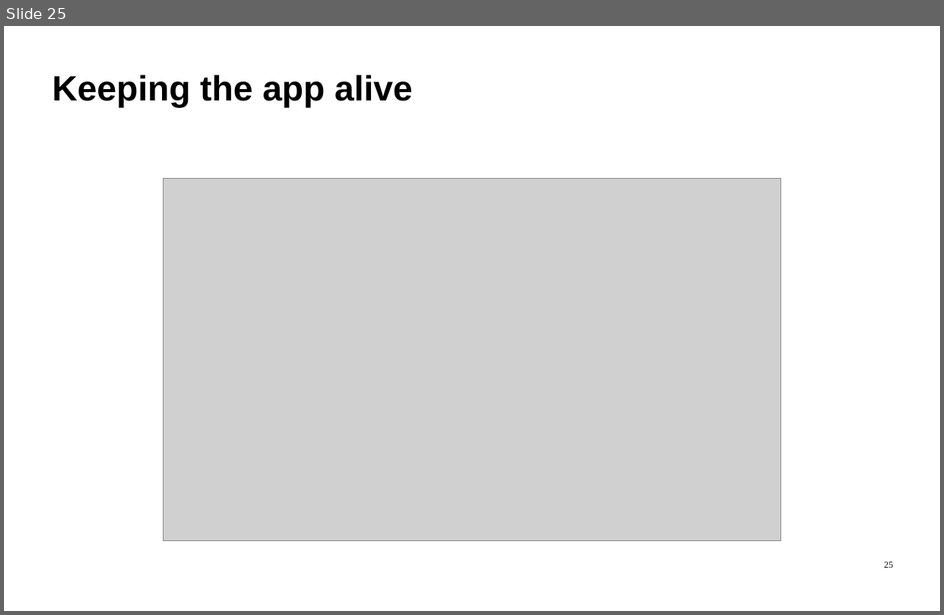
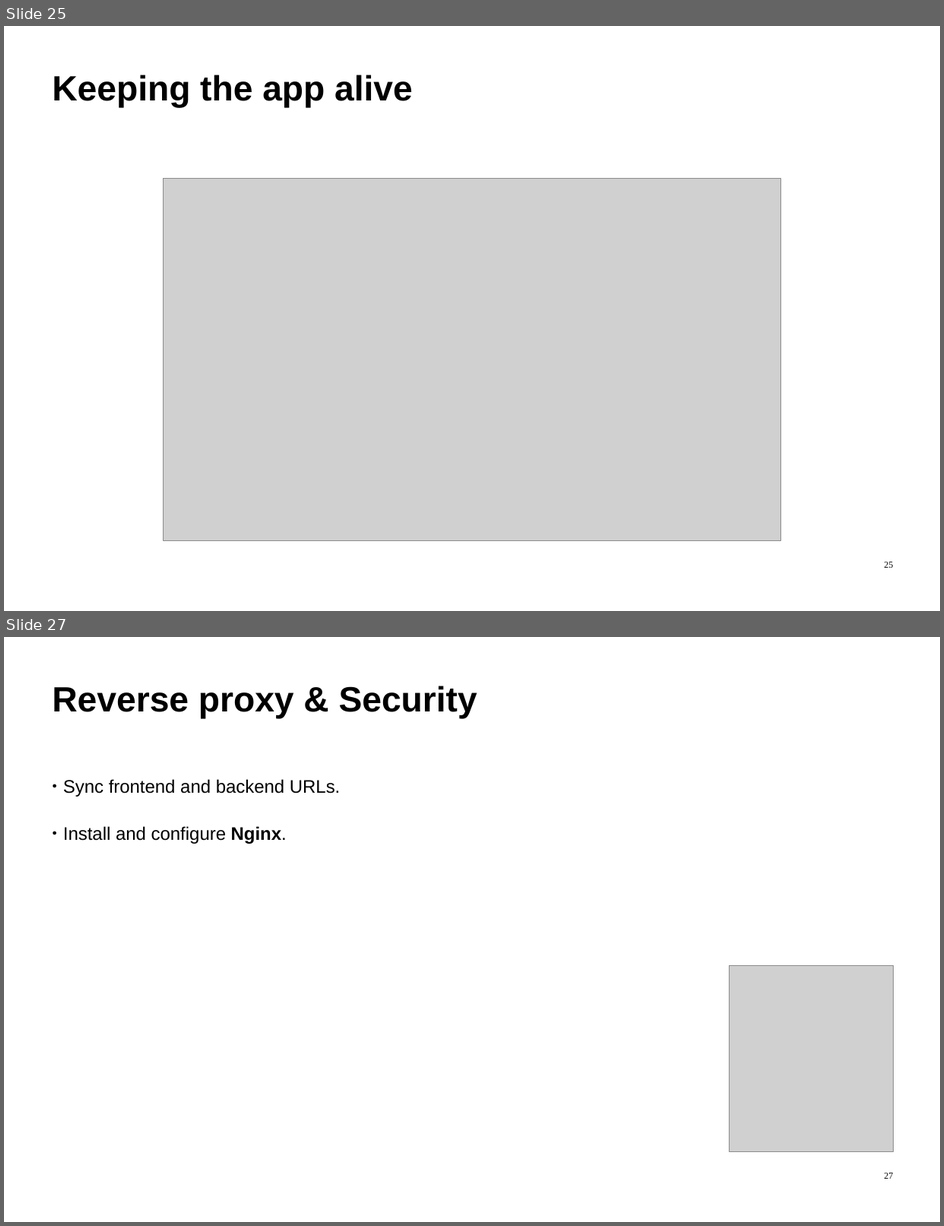
Before and after one commit to ImadSaddik/FullStackDeploymentHandbook, a slide deck: course-assets/slides/full_stack_deployment_guide.odp. Shown one above the other, each under a label of ours: slide 25 before the commit, slides 25 and 27 after it; the slides between them are not shown. The pictures are 944x615 and 944x1226 pixels, drawn with LibreOffice and Linux fonts; fonts in the diff are those of the drawing; grey boxes stand for pictures. Boxes give left, top, right and bottom in pixels: in the first picture for what was removed or moved away, otherwise in the second. Text is boxed around its words. In the diff, an @@ line names an element or a change of style, - is before the commit and + after.

```diff
--- a/course-assets/slides/full_stack_deployment_guide.odp
+++ b/course-assets/slides/full_stack_deployment_guide.odp
@@ slide 27 added at (x1=4, y1=637, x2=940, y2=1222), background #FFFFFF @@
@@ text added at (x1=52, y1=686, x2=477, y2=718), 54 pt, text #000000, bold @@
+Reverse proxy & Security
@@ text added at (x1=63, y1=779, x2=340, y2=844), 28 pt, text #000000 @@
+● Sync frontend and backend URLs.
+● Install and configure Nginx.
@@ picture added at (x1=730, y1=965, x2=893, y2=1152) @@
@@ page number added at (x1=884, y1=1173, x2=893, y2=1179), 14 pt, text #000000 @@
+27
```
Also in this commit, not shown: 4 other slides added, 1 other file.
